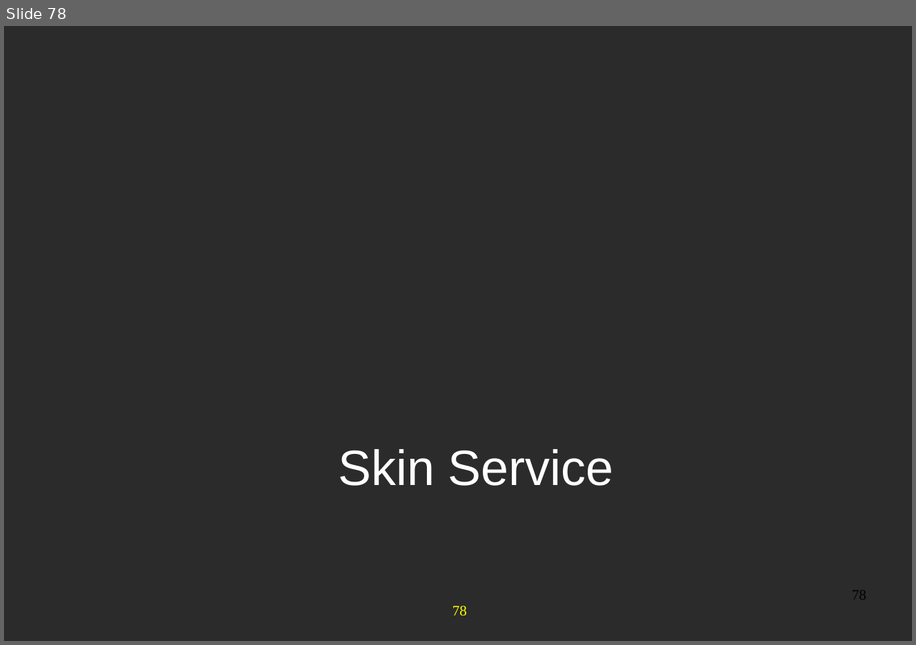
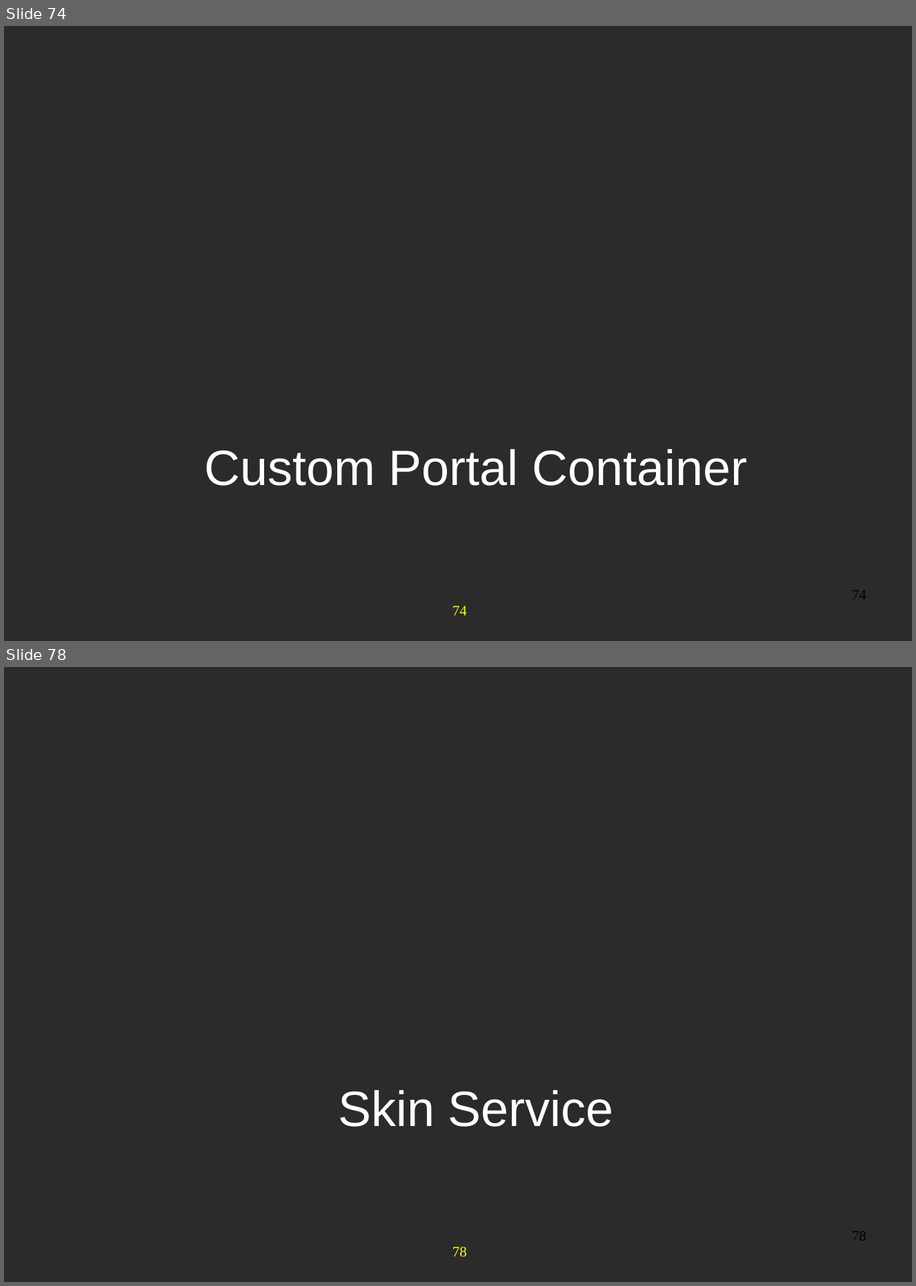
Before and after one commit to anhvurz90/training, a slide deck: exo-developer/210-configuration/slides/210-Portal-configuration-XDev-en.ppt. Shown one above the other, each under a label of ours: slide 78 before the commit, slides 74 and 78 after it; the slides between them are not shown. The pictures are 916x645 and 916x1286 pixels, drawn with LibreOffice and Linux fonts; fonts in the diff are those of the drawing; background and template pictures are left out; a plain dark background stands for a picture behind light text. Boxes give left, top, right and bottom in pixels: in the first picture for what was removed or moved away, otherwise in the second. Text is boxed around its words. In the diff, an @@ line names an element or a change of style, - is before the commit and + after.

```diff
--- a/exo-developer/210-configuration/slides/210-Portal-configuration-XDev-en.ppt
+++ b/exo-developer/210-configuration/slides/210-Portal-configuration-XDev-en.ppt
@@ slide 74 added at bbox=[4, 26, 912, 641], background picture (left out); not listed: 1 template element that a slide beside it also shows @@
@@ text added at bbox=[205, 449, 746, 486], 48 pt, text #FFFFFF @@
+Custom Portal Container
@@ page number added at bbox=[852, 590, 866, 599], 14 pt, text #000000 @@
+74
```
Also in this commit, not shown: 9 slides changed, 1 other slide added, 2 slides removed.
